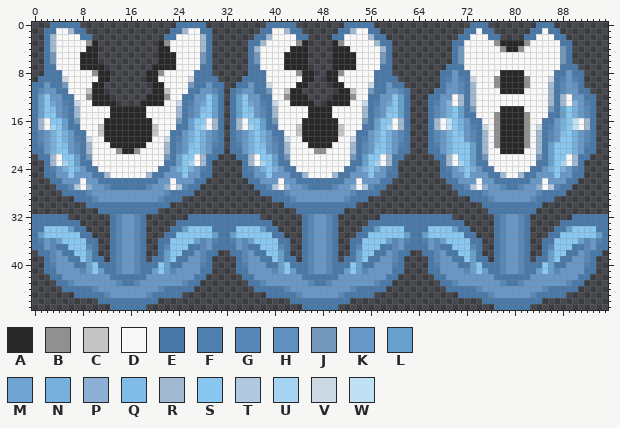
Edited in one commit: sprite sheet (objects/enemies/piranha_plants/textures/piranha_ice.png). This is how it looked before the edit.
The file is 96x48 pixels. Colours within 5 levels of each other are drawn and written as one.
Palette (. is transparent): A #282828  B #909090  C #c4c4c4  D #f8f8f8  E #4878a8  F #5080b0  G #5888b8  H #6090c0  J #7498bc  K #6898c8  L #68a0cc  M #70a4d2  N #78b0dc  P #8cb0d4  Q #80bce6  R #a0b8d0  S #88c8f0  T #b0c8e0  U #a4d4f2  V #ccd8e4  W #c0e0f4
And afterwards:
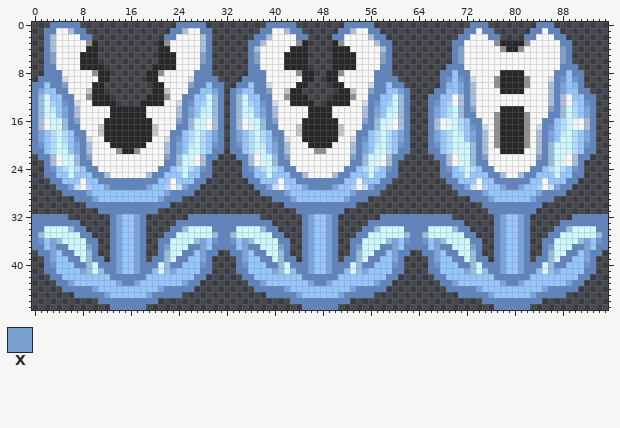
Colours new in this view: X #7aa1d0
The edit:
@@ palette @@
-E #4878a8
+E #5e85c1
-F #5080b0
+F #6b95d0
-G #5888b8
+G #79a5e0
-H #6090c0
+H #86b5ef
-J #7498bc
+J #84a1ce
-K #6898c8
+K #94c6ff
-L #68a0cc
+L #96bee0
-M #70a4d2
+M #a2d2ff
-N #78b0dc
+N #b1deff
-P #8cb0d4
+P #add2fd
-Q #80bce6
+Q #bfeaff
-R #a0b8d0
+R #abbedc
-S #88c8f0
+S #cef7ff
-T #b0c8e0
+T #c6dffb
-U #a4d4f2
+U #d8f7fd
-V #ccd8e4
+V #d1dbea
-W #c0e0f4
+W #e3f7fb
@@ x 0..95 @@
 36 EFKGLSSSSEE..EGKKGE..EESSSSLGKFEEFKGLSSSSEE..EGKKGE..EESSSSLGKFEEFKGLSSSSEE..EGKKGE..EESSSSLGKFE
-37 EEKGEESSSGE..EGKKGE..EGSSSEEGKEEEEKGEESSSGE..EGKKGE..EGSSSEEGKEEEEKGEESSSGE..EGKKGE..EGSSSEEGKEE
+37 EEKGEESSSXE..EGKKGE..EXSSSEEGKEEEEKGEESSSXE..EGKKGE..EXSSSEEGKEEEEKGEESSSXE..EGKKGE..EXSSSEEGKEE
 38 .EEGKEESSLE..EGKKGE..ELSSEEKGEE..EEGKEESSLE..EGKKGE..ELSSEEKGEE..EEGKEESSLE..EGKKGE..ELSSEEKGEE.
Changed places in both pictures, as pixel boxes (x1, y1, x2, y2):
changed: (32, 22, 608, 310)
